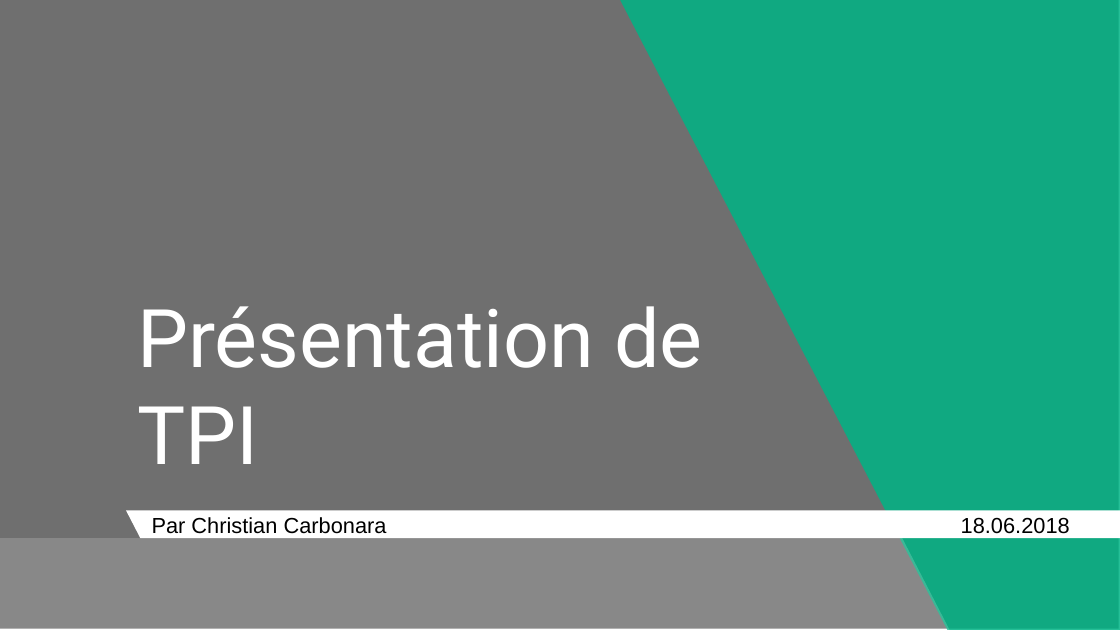
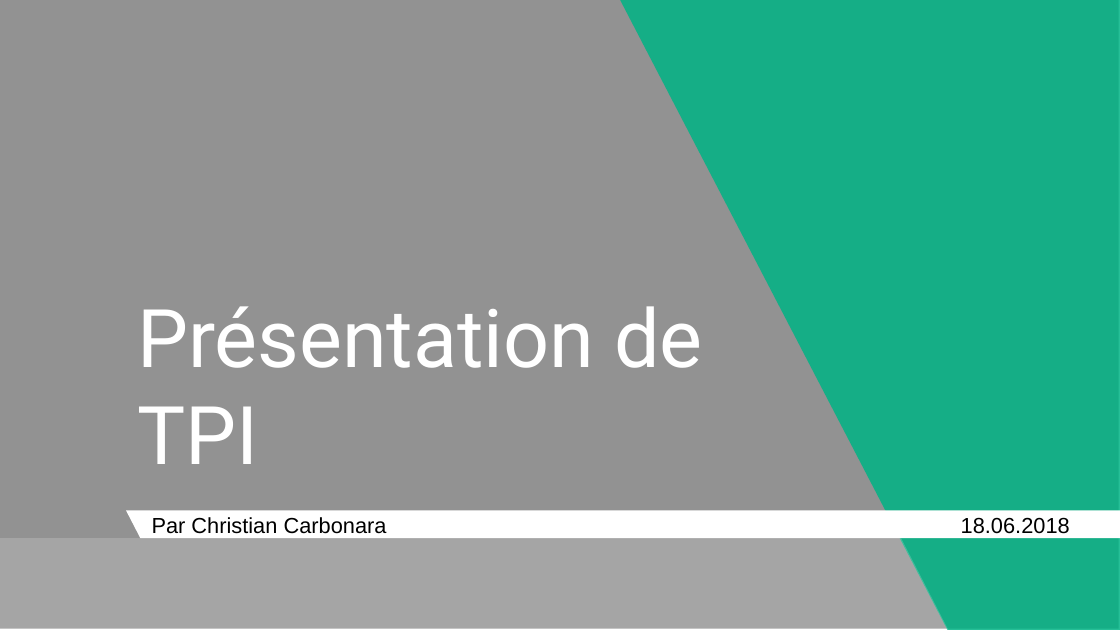
Before and after one commit to ChristianCarbonara/TPI, a slide deck: slide 1 of Documentation/William.pptx. Drawn at 1120x630 pixels with LibreOffice and Linux fonts; fonts in the diff are those of the drawing; background and template pictures are left out. Boxes give left, top, right and bottom in pixels: in the first picture for what was removed or moved away, otherwise in the second. Text is boxed around its words. In the diff, an @@ line names an element or a change of style, - is before the commit and + after.

```diff
--- a/Documentation/William.pptx
+++ b/Documentation/William.pptx
@@ rectangle at [0,0,1119,628]: fill #222222 at 65% opacity to #595959 at 65% opacity @@
@@ parallelogram: place and size @@
-parallelogram at [0,539,950,630]
+parallelogram at [0,539,956,630]
```
Also in this commit, not shown: 20 other slides changed, 8 slides added, 2 slides removed, 4 other files.
